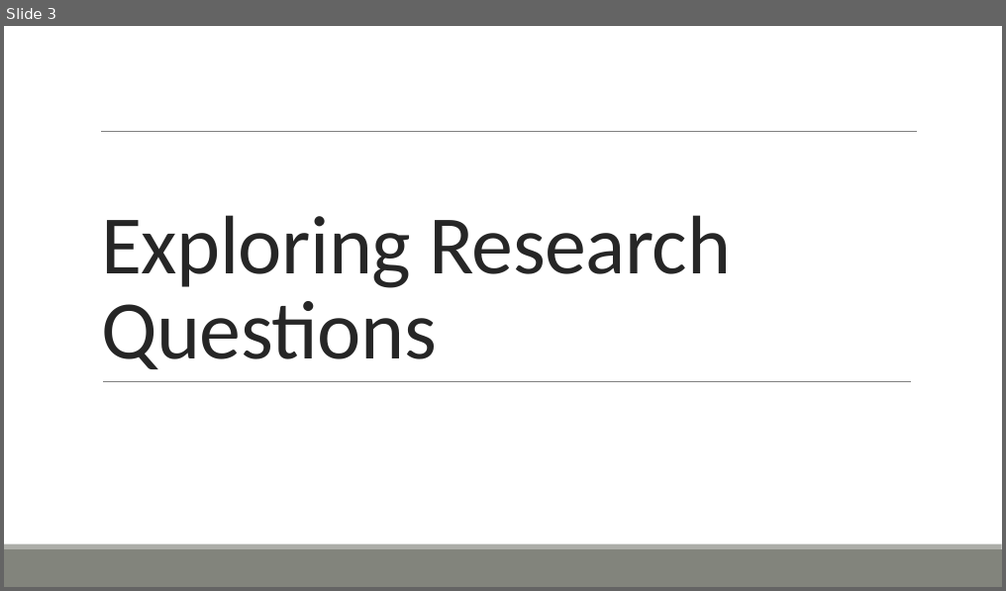
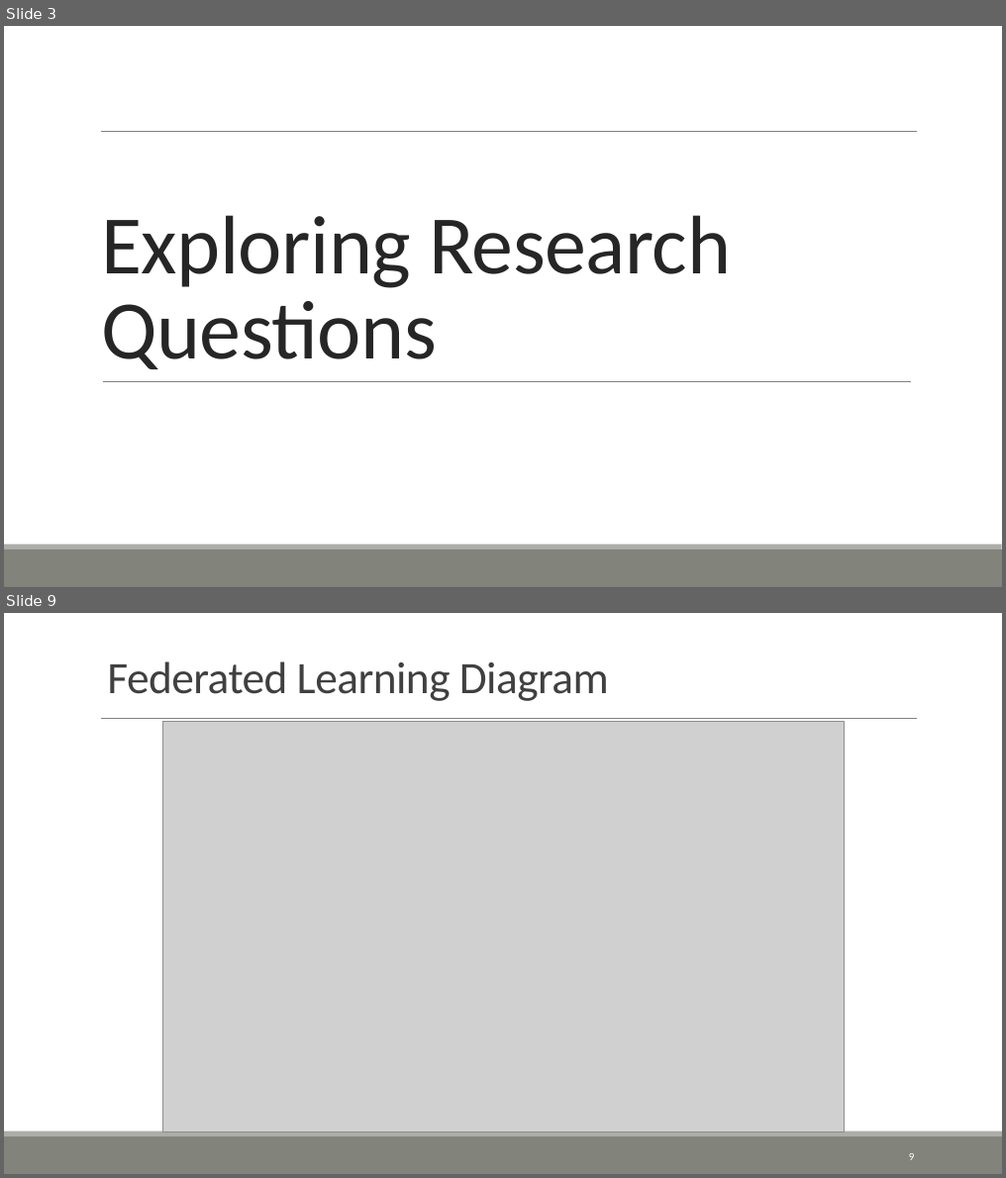
Before and after one commit to ofithcheallaigh/phd, a slide deck: Presentations/Supervisor Meetings/2024/20240301.pptx. Shown one above the other, each under a label of ours: slide 3 before the commit, slides 3 and 9 after it; the slides between them are not shown. The pictures are 1006x591 and 1006x1178 pixels, drawn with LibreOffice and Linux fonts; fonts in the diff are those of the drawing; grey boxes stand for pictures. Boxes give left, top, right and bottom in pixels: in the first picture for what was removed or moved away, otherwise in the second. Text is boxed around its words. In the diff, an @@ line names an element or a change of style, - is before the commit and + after.

```diff
--- a/Presentations/Supervisor Meetings/2024/20240301.pptx
+++ b/Presentations/Supervisor Meetings/2024/20240301.pptx
@@ slide 9 added at (4,613,1002,1174), background #FFFFFF; not listed: 3 template elements that a slide beside it also shows @@
@@ title added at (107,662,609,701), 43.2 pt, text #404040 @@
+Federated Learning Diagram
@@ picture added at (162,722,844,1134) @@
@@ page number added at (909,1154,915,1160), 10.5 pt, text #FFFFFF @@
+9
```
Also in this commit, not shown: 4 slides changed, 4 other slides added, 3 slides removed.
